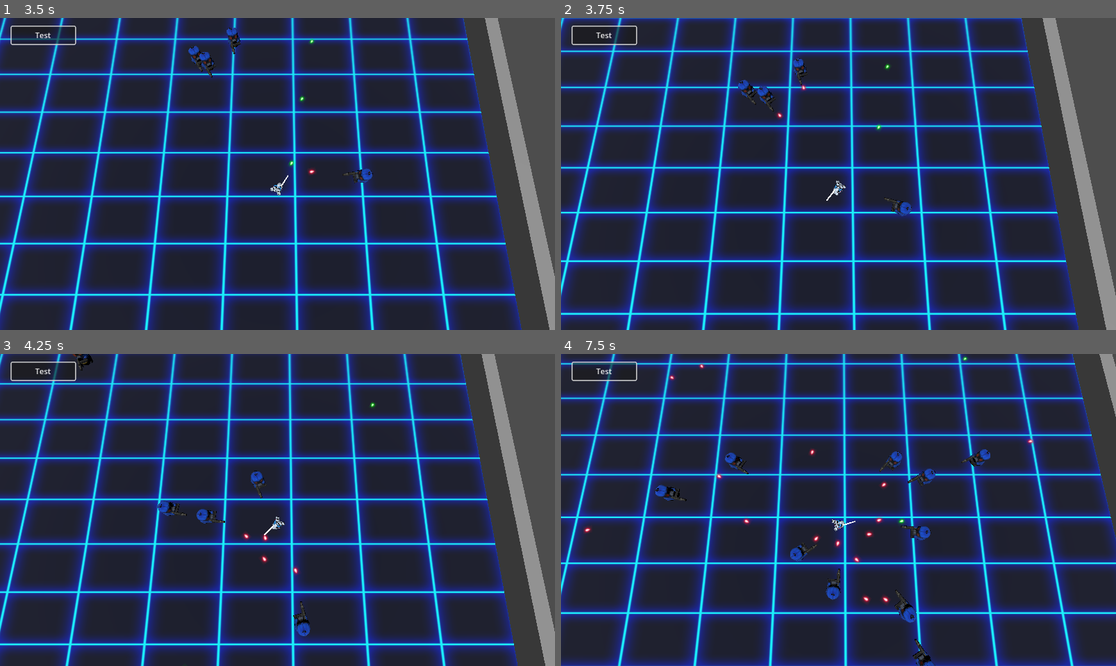
Above: before the commit, frames 1-4 (two rows, left to right).
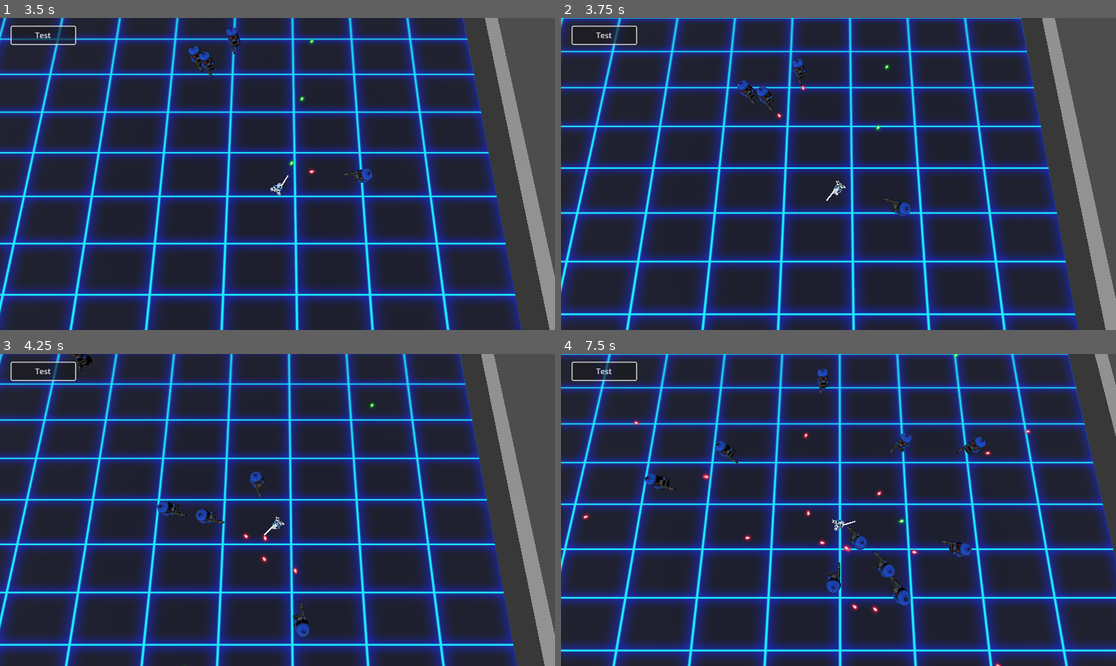
Above: after the commit, the same moments.

Repository: DarkAngelZT/Shooter-DPPO
Game: Godot game, scene res://scene/main_scene.tscn
The game is run twice, just before and just after one commit, with the same random seed, the same clock (stepped at 60 frames per second) and the same inputs.
Inputs (mouse positions are in pixels of both pictures, inside the frame that each line leads up to):
- Up to frame 1 (3.5 s): click "Test" at 0.5 s; tap Enter at 1.25 s; move the mouse to (399, 158) at 1.27 s; press the mouse at (399, 158) at 1.28 s; hold D (move_right) 1.28-2.03 s; move the mouse to (166, 189) at 2.02 s; release the mouse at (166, 189) at 2.03 s; hold S (move_back) 2.03-2.78 s; click (166, 189) at 2.1 s; move the mouse to (333, 105) at 2.77 s; press the mouse at (333, 105) at 2.78 s; hold D (move_right) from 2.78 s (still down); tap Mouse wheel down (zoom_in) at 2.85 s
- Up to frame 2 (3.75 s): move the mouse to (810, 236) at 3.52 s; release D (move_right) at 3.53 s; release the mouse at (810, 236) at 3.53 s; hold W (move_forward) from 3.53 s (still down); tap Mouse wheel up (zoom_out) at 3.6 s
- Up to frame 3 (4.25 s): keep holding W (move_forward); click (249, 572) at 3.8 s
- Up to frame 4 (7.5 s): move the mouse to (1005, 556) at 4.27 s; release W (move_forward) at 4.28 s; hold Z 4.28-5.03 s; hold A (move_left) 4.28-5.78 s; click (1005, 556) at 4.55 s; move the mouse to (672, 463) at 5.02 s; tap X at 5.1 s; click (672, 463) at 5.3 s; move the mouse to (866, 510) at 5.77 s; press the mouse at (866, 510) at 5.78 s; hold S (move_back) 5.78-6.53 s; move the mouse to (755, 432) at 6.52 s; release the mouse at (755, 432) at 6.53 s; hold D (move_right) 6.53-7.28 s; click (755, 432) at 6.6 s; move the mouse to (960, 494) at 7.27 s; press the mouse at (960, 494) at 7.28 s; hold W (move_forward) from 7.28 s (still down); tap Mouse wheel down (zoom_in) at 7.35 s

Frame 1 is identical in both runs. In frame 2, 6.9% of the frame differs, in the area x 0-100%, y 0-100%; in frame 3, 7.3%; in frame 4, 60%.

Commit message:
场地信息全收集代码

Diff:
--- a/assets/nodes/bullet_mob.tscn
+++ b/assets/nodes/bullet_mob.tscn
@@ -18,6 +18,8 @@
 region_rect = Rect2(31.782, 33.5478, 63.1468, 53.2982)
 
 [node name="StaticBody3D" type="StaticBody3D" parent="."]
+collision_layer = 8
+collision_mask = 0
 
 [node name="CollisionShape3D" type="CollisionShape3D" parent="StaticBody3D"]
 shape = SubResource("SphereShape3D_wj1fb")
--- a/scripts/GameManager.gd
+++ b/scripts/GameManager.gd
@@ -153,6 +153,7 @@
 	if training_fields.has(field_id):
 		var field = training_fields[field_id]
 		field.reset()
+		GameData.game_end[field_id] = false
 
 func spawn_player(scene_root, position, rotation=Quaternion.IDENTITY):
 	var player = player_prefab.instantiate()
@@ -176,15 +177,28 @@
 	GameData.game_end[player.field_id] = true
 
 func test_func():
-	var a = Vector2.UP
-	var b = Vector2(-0.5,0.5)
-	var c = Vector2(0.5,0.5)
-	var u_b = Vector2(-0.5,-0.5)
-	var u_c = Vector2(0.5,-0.5)
-	print(
-		rad_to_deg(a.angle_to(b)),
-		rad_to_deg(a.angle_to(c)),
-		rad_to_deg(a.angle_to(u_b)),
-		rad_to_deg(a.angle_to(u_c))
-		)
-	print(a.angle_to(Vector2.ZERO))
+	var sensor_data = players[0].get_sensor_data()
+	var p_data = sensor_data.player_data
+	print("===player data===")
+	prints("hp",p_data.hp,"move_dir",p_data.move_dir,
+	"aim",p_data.aim_dir,"moving",p_data.is_moving,
+	"shoot_cd",p_data.shoot_cd_left)
+	prints("terrain info", p_data.terrain_info)
+	print("===mob data===")
+	var m = sensor_data.mob_data
+	for r in m:
+		for s in range(m[r].size()):
+			if m[r][s].amount>0:
+				prints("region",r,"section",s,"amount",m[r][s].amount,"dir",m[r][s].region_dir_info)
+	print("===mob bullet info===")
+	var bm = sensor_data.mob_bullet_data
+	for r in bm:
+		for s in range(bm[r].size()):
+			if bm[r][s].amount>0:
+				prints("region",r,"section",s,"amount",bm[r][s].amount,"dir",bm[r][s].dir_info)
+	print("===player bullet info===")
+	var bp = sensor_data.player_bullet_data
+	for r in bp:
+		for s in range(bp[r].size()):
+			if bp[r][s].amount>0:
+				prints("region",r,"section",s,"amount",bp[r][s].amount,"dir",bp[r][s].dir_info)
--- a/scripts/Player.gd
+++ b/scripts/Player.gd
@@ -28,6 +28,7 @@
 		direction.z = input.direction.y
 		direction.x = input.direction.x
 		basis = Basis.looking_at(Vector3(input.aim_direction.x,0,input.aim_direction.y))
+		GameData.actor_info[field_id][id].direction = input.aim_direction
 
 		if input.move_state == GameData.Op_Move:
 			var speed = direction * move_speed
@@ -55,3 +56,6 @@
 
 func get_bullet_speed()->float:
 	return GameManager.instance.game_settings.bullet_speed_player
+
+func get_sensor_data():
+	return $PlayerSensor.gether_sensor_data()
--- a/scripts/PlayerSensor.gd
+++ b/scripts/PlayerSensor.gd
@@ -4,11 +4,14 @@
 @export var radius_near:float
 @export var detect_shape:Shape3D
 @export_flags_3d_physics var collision_mask
+@export var terrain_detect_range:float = 9
 
 var owner_id:int
 var owner_field_id:int
 var query_param: PhysicsShapeQueryParameters3D
 var space:PhysicsDirectSpaceState3D
+
+var terrain_rays = []
 
 #region
 const NEAR = 1
@@ -20,6 +23,8 @@
 const Left = 0x4
 const Behind = 0x8
 
+const Collision_Mask_Floor = 1
+
 const RegionNums = [8,12,12]
 
 class SensorData:
@@ -41,11 +46,11 @@
 
 	var player_data:PlayerData=PlayerData.new()
 
-	var mob_data = {}#[region_id]->MobData
-
-	var mob_bullet_data={} #[region_id]->[region1,region2,region3,region4]
-
-	var player_bullet_data={} #[region_id]->[region1,region2,region3,region4]
+	var mob_data = {}#[region_id]->[MobData * section_num]
+
+	var mob_bullet_data={} #[region_id]->[BulletData * section_num]
+
+	var player_bullet_data={} #[region_id]->[BulletData * section_num]
 
 # Called when the node enters the scene tree for the first time.
 func _ready():
@@ -58,12 +63,17 @@
 
 	space = owner.get_world_3d().direct_space_state
 
+	var forward = Vector3.FORWARD
+	for i in range(8):
+		terrain_rays.append(forward)
+		forward = forward.rotated(Vector3.UP,45)
+
 # Called every frame. 'delta' is the elapsed time since the previous frame.
 func _process(delta):
 	pass
 
 func get_angles(target, target_dir,origin):
-	var dir = target.global_position - origin
+	var dir = origin - target.global_position
 	var dir_vec2 = Vector2(dir.x,dir.z)
 	var aim_dir_vec2
 	if target_dir is Vector3:
@@ -104,7 +114,7 @@
 	dist[MED] = []
 	dist[FAR] = []
 	for i in range(NEAR,FAR+1):
-		for r in range(RegionNums[i]):
+		for r in range(RegionNums[i-1]):
 			dist[i].append(SensorData.BulletData.new())
 
 	for bullet in source:
@@ -130,7 +140,7 @@
 	var origin :Vector3 = owner.global_position
 	for i in range(NEAR,FAR+1):
 		dist[i] = []
-		for r in range(RegionNums[i]):
+		for r in range(RegionNums[i-1]):
 			dist[i].append(SensorData.MobData.new())
 
 	for mob in source:
@@ -143,21 +153,32 @@
 		else:
 			area = FAR
 		var dir = GameData.actor_info[mob.field_id][mob.id].move_dir
-		var result = get_region_and_dir(mob,dir,origin,RegionNums[area])
+		var result = get_region_and_dir(mob,dir,origin,RegionNums[area-1])
 		var region = result[0]
 		var dir_part = result[1]
 		dist[area][region].amount  += 1
 		dist[area][region].region_dir_info |= dir_part
 
 func gether_player_info(player_data:SensorData.PlayerData):
-	var player_state := GameData.actor_info[owner.field_id][owner.id] as GameData.ActorState
+	var player_state := GameData.actor_info[owner_field_id][owner_id] as GameData.ActorState
 	var forward = Vector2.UP
+	player_data.terrain_info = []
+
 	player_data.hp = player_state.hp
 	player_data.move_dir = forward.angle_to(player_state.move_dir)
 	player_data.aim_dir = forward.angle_to(player_state.direction)
 	player_data.shoot_cd_left = owner.get_shoot_cd_left()
 	player_data.is_moving = not player_state.move_dir.is_zero_approx()
 	# collect terrain info
+	for i in range(terrain_rays.size()):
+		var query = PhysicsRayQueryParameters3D.create(
+			owner.global_position,owner.global_position+terrain_rays[i]*terrain_detect_range,
+			Collision_Mask_Floor)
+		var result = space.intersect_ray(query)
+		if result:
+			player_data.terrain_info.append(result.position.distance_to(owner.global_position))
+		else:
+			player_data.terrain_info.append(terrain_detect_range)
 
 func gether_sensor_data():
 	query_param.transform.origin = owner.global_position
@@ -170,15 +191,17 @@
 	#分类整理
 	for hit_result in result:
 		var obj = hit_result.collider
-		if obj is Mob:
-			monsters.append(obj)
+		if obj is Mob :
+			if obj.field_id == owner_field_id:
+				monsters.append(obj)
 		else:
 			var obj_owner = obj.owner
 			if obj_owner is Bullet:
-				if obj_owner.instigator is Player:
-					bullet_player.append(obj_owner)
-				elif obj_owner is Mob:
-					bullet_monster.append(obj_owner)
+				if obj_owner.instigator.field_id == owner_field_id:
+					if obj_owner.instigator is Player:
+						bullet_player.append(obj_owner)
+					elif obj_owner.instigator is Mob:
+						bullet_monster.append(obj_owner)
 	#计算分区信息
 	analyse_bullets(bullet_monster,sensor_data.mob_bullet_data)
 	analyse_bullets(bullet_player, sensor_data.player_bullet_data)
